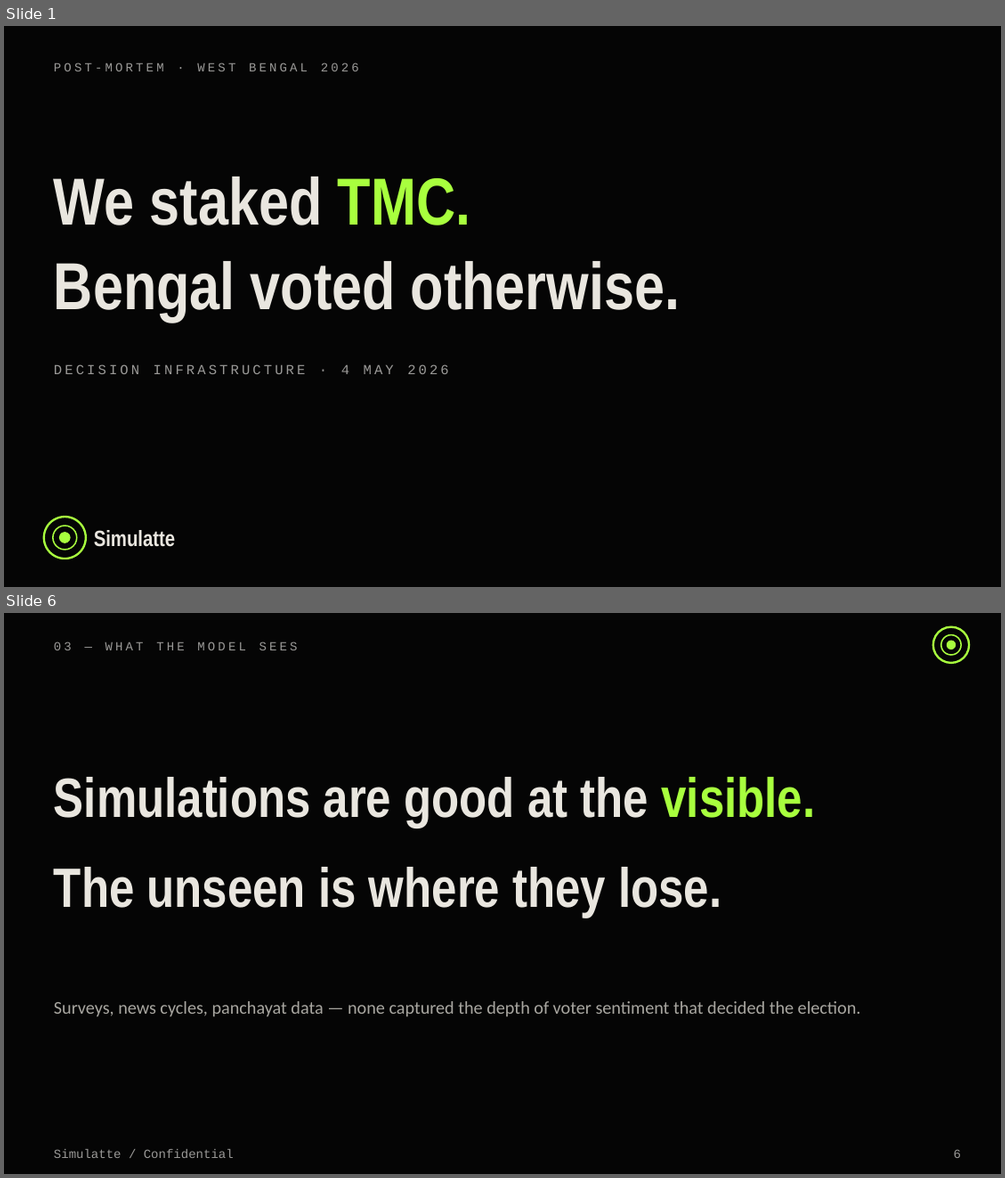
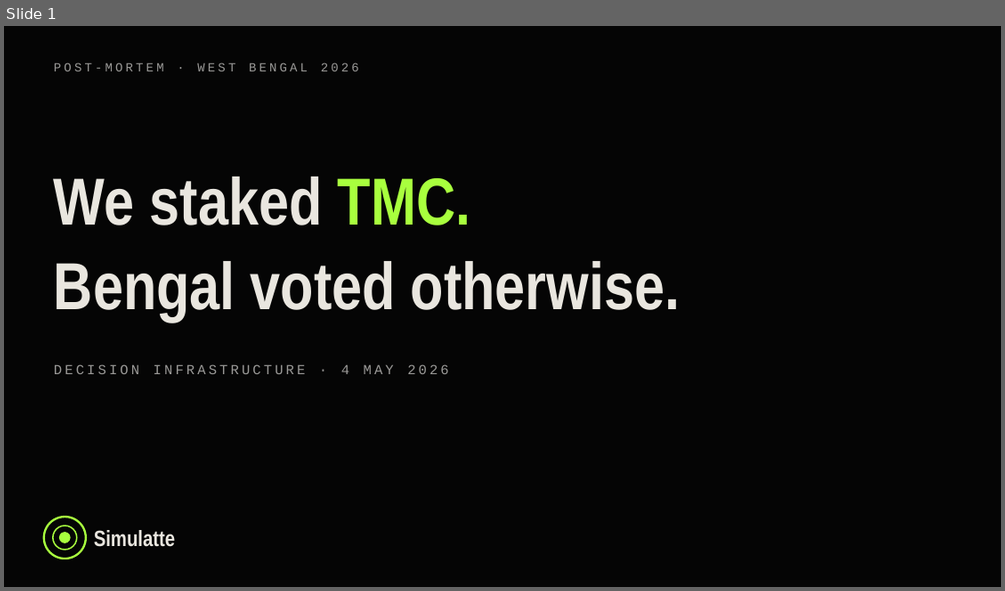
Before and after one commit to Iqbalahmed7/simulatte-popscale, a slide deck: engineering/wb_2026_postmortem_deck.pptx. Shown one above the other, each under a label of ours: slides 1 and 6 before the commit, slide 1 after it; the slides between them are not shown. The pictures are 1005x1178 and 1005x591 pixels, drawn with LibreOffice and Linux fonts; fonts in the diff are those of the drawing. Boxes give left, top, right and bottom in pixels: in the first picture for what was removed or moved away, otherwise in the second. Text is boxed around its words. In the diff, an @@ line names an element or a change of style, - is before the commit and + after.

```diff
--- a/engineering/wb_2026_postmortem_deck.pptx
+++ b/engineering/wb_2026_postmortem_deck.pptx
@@ slide 6 removed at <box>4,613,1001,1174</box>, background #050505 @@
@@ ellipse removed at <box>933,627,969,663</box> @@
@@ ellipse removed at <box>941,635,961,655</box> @@
@@ text removed at <box>54,641,298,650</box> @@
-03 — WHAT THE MODEL SEES
@@ ellipse removed at <box>947,641,955,649</box> @@
@@ text removed at <box>54,777,816,827</box> @@
-Simulations are good at the visible.
@@ text removed at <box>54,867,721,916</box> @@
-The unseen is where they lose.
@@ text removed at <box>54,1001,861,1016</box> @@
-Surveys, news cycles, panchayat data — none captured the depth of voter sentiment that decided the election.
@@ text removed at <box>54,1149,234,1158</box> @@
-Simulatte / Confidential
@@ text removed at <box>954,1149,961,1158</box> @@
-6
```
Also in this commit, not shown: 4 slides changed, 10 slides added, 3 other slides removed, 26 other files.
